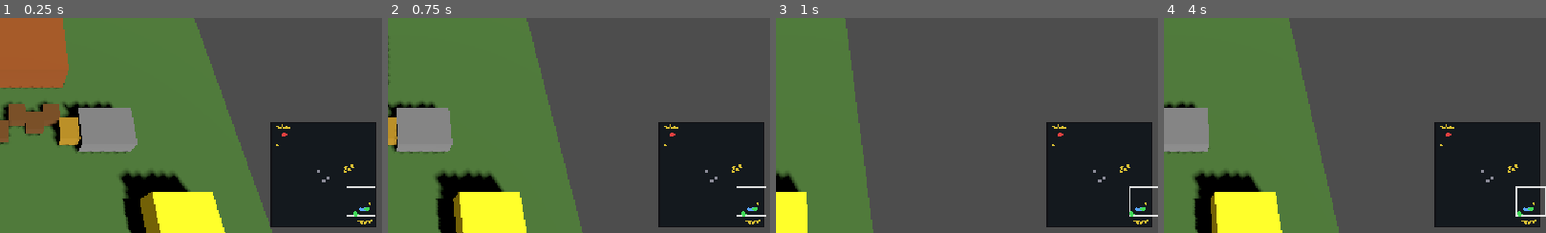
Above: before the commit, frames 1-4 (left to right).
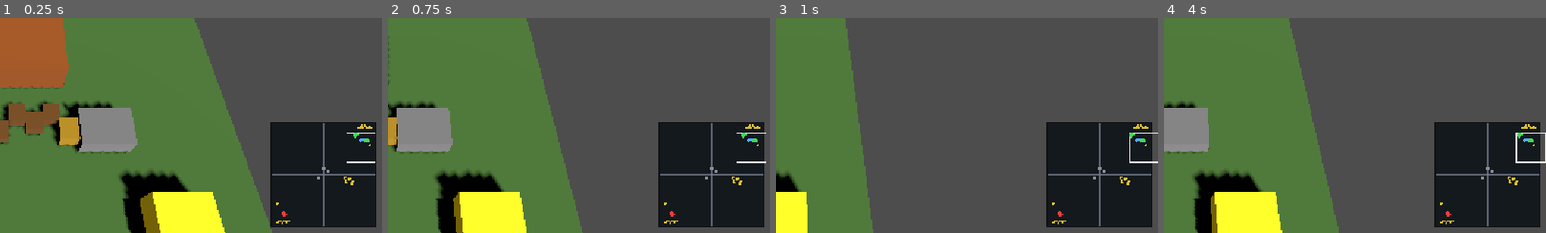
Above: after the commit, the same moments.

Repository: nplvkntx/endless-battle
Game: Godot game, scene res://scenes/main.tscn
Two runs of this game, one before a commit and one after it. Both use one fixed random seed, a clock stepped at 60 frames per second and the inputs below.
Inputs (mouse positions are % of the whole screen's width and height, from its top left):
- Up to frame 1 (0.25 s): no input
- Up to frame 2 (0.75 s): tap Enter at 0.5 s; move the mouse to (72, 45) at 0.52 s; hold Right (ui_right) from 0.53 s (still down); tap B at 0.6 s; click (72, 45) at 0.67 s
- Up to frame 3 (1 s): keep holding Right (ui_right)
- Up to frame 4 (4 s): release Right (ui_right) at 1.25 s; drag from (30, 55) to (45, 70) at 1.27 s; tap Space at 2 s; move the mouse to (60, 28) at 2.02 s; hold Right (ui_right) 2.03-2.75 s; tap T at 2.1 s; tap Enter at 2.75 s; drag from (45, 70) to (20, 35) at 2.77 s; move the mouse to (80, 65) at 3.52 s; hold Left (ui_left) from 3.53 s (still down); tap C at 3.6 s
The pictures show only the part of the screen within x 50-100%, y 50-100%; the shares and areas given below are measured in that part.

The runs differ from the first frame. In frame 1, 1.2% of the frame differs, in the area x 71-99%, y 48-97%; in frame 2, 1.2%; in frame 3, 1.3%; in frame 4, 1.4%, in the area x 71-100%, y 48-97%.

Commit message:
Fix minimap parser error

Diff:
--- a/scripts/ui/minimap.gd
+++ b/scripts/ui/minimap.gd
@@ -17,11 +17,15 @@
 const COLOR_NEUTRAL_RESOURCE := Color(0.85, 0.75, 0.2, 1.0)
 const COLOR_NEUTRAL_CREEP := Color(0.55, 0.55, 0.6, 1.0)
 const COLOR_CAMERA_RECT := Color(1.0, 1.0, 1.0, 0.85)
+const COLOR_DEBUG_BOUNDS := Color(0.45, 0.48, 0.55, 0.75)
 
 @export var world_min_x: float = -50.0
 @export var world_max_x: float = 50.0
 @export var world_min_z: float = -50.0
 @export var world_max_z: float = 50.0
+@export var flip_x: bool = false
+@export var flip_z: bool = false
+@export var swap_axes: bool = false
 @export var camera_path: NodePath
 @export var update_interval: float = 0.1
 
@@ -58,6 +62,7 @@
 func _draw() -> void:
 	draw_rect(Rect2(Vector2.ZERO, size), COLOR_BACKGROUND)
 	draw_rect(Rect2(Vector2.ZERO, size), COLOR_BORDER, false, 1.0)
+	_draw_debug_bounds()
 
 	if _has_camera_rect:
 		draw_rect(_camera_rect, COLOR_CAMERA_RECT, false, 1.0)
@@ -199,12 +204,42 @@
 	_has_camera_rect = true
 
 
+func _draw_debug_bounds() -> void:
+	var center: Vector2 = size * 0.5
+	draw_line(Vector2(0.0, center.y), Vector2(size.x, center.y), COLOR_DEBUG_BOUNDS, 1.0)
+	draw_line(Vector2(center.x, 0.0), Vector2(center.x, size.y), COLOR_DEBUG_BOUNDS, 1.0)
+
+	var tick: float = 6.0
+	draw_line(Vector2(0.0, 0.0), Vector2(tick, 0.0), COLOR_DEBUG_BOUNDS, 1.0)
+	draw_line(Vector2(0.0, 0.0), Vector2(0.0, tick), COLOR_DEBUG_BOUNDS, 1.0)
+	draw_line(Vector2(size.x, 0.0), Vector2(size.x - tick, 0.0), COLOR_DEBUG_BOUNDS, 1.0)
+	draw_line(Vector2(size.x, 0.0), Vector2(size.x, tick), COLOR_DEBUG_BOUNDS, 1.0)
+	draw_line(Vector2(0.0, size.y), Vector2(tick, size.y), COLOR_DEBUG_BOUNDS, 1.0)
+	draw_line(Vector2(0.0, size.y), Vector2(0.0, size.y - tick), COLOR_DEBUG_BOUNDS, 1.0)
+	draw_line(Vector2(size.x, size.y), Vector2(size.x - tick, size.y), COLOR_DEBUG_BOUNDS, 1.0)
+	draw_line(
+		Vector2(size.x, size.y), Vector2(size.x, size.y - tick), COLOR_DEBUG_BOUNDS, 1.0
+	)
+
+
 func _world_to_minimap(world_x: float, world_z: float) -> Vector2:
 	var span_x: float = world_max_x - world_min_x
 	var span_z: float = world_max_z - world_min_z
-	if span_x <= 0.0 or span_z <= 0.0:
+	if span_x <= 0.0 or span_z <= 0.0 or size.x <= 0.0 or size.y <= 0.0:
 		return Vector2.ZERO
 
-	var normalized_x: float = (world_x - world_min_x) / span_x
-	var normalized_z: float = (world_z - world_min_z) / span_z
-	return Vector2(normalized_x * size.x, (1.0 - normalized_z) * size.y)
+	var normalized := Vector2(
+		(world_x - world_min_x) / span_x,
+		(world_z - world_min_z) / span_z
+	)
+
+	if swap_axes:
+		normalized = Vector2(normalized.y, normalized.x)
+
+	if flip_x:
+		normalized.x = 1.0 - normalized.x
+
+	if flip_z:
+		normalized.y = 1.0 - normalized.y
+
+	return Vector2(normalized.x * size.x, normalized.y * size.y)
